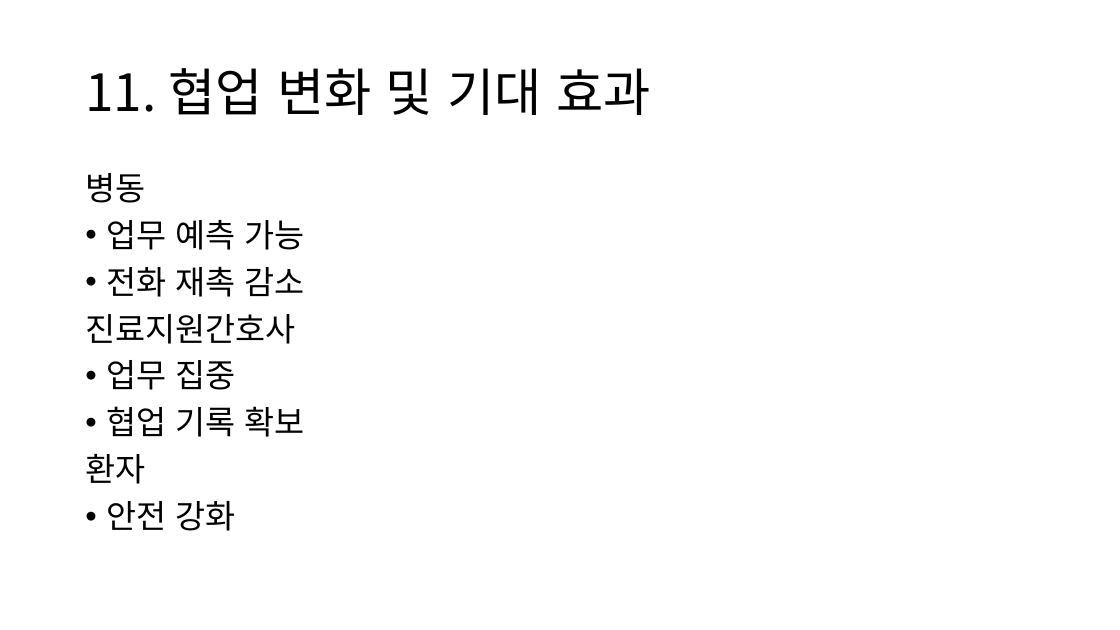
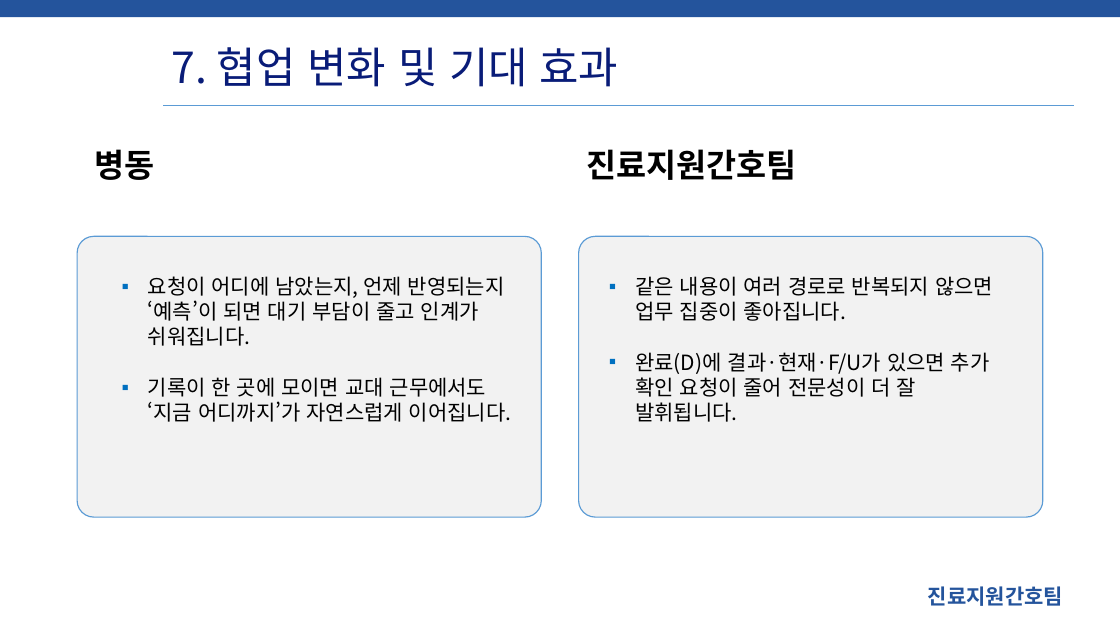
Before and after one commit to SCHCAQI/2026-QI, a slide deck: slide 20 of documents/3.7 병동 간담회 진료지원간호팀 2026 QI.pptx (slide 13 before the commit). Drawn at 1120x630 pixels with LibreOffice and Linux fonts; fonts in the diff are those of the drawing; background and template pictures are left out. Boxes give left, top, right and bottom in pixels: in the first picture for what was removed or moved away, otherwise in the second. Text is boxed around its words. In the diff, an @@ line names an element or a change of style, - is before the commit and + after.

```diff
--- a/documents/3.7 병동 간담회 진료지원간호팀 2026 QI.pptx
+++ b/documents/3.7 병동 간담회 진료지원간호팀 2026 QI.pptx
@@ rectangle added at (x1=0, y1=0, x2=1120, y2=17), fill #24549C @@
@@ title at (x1=172, y1=47, x2=619, y2=87): text changed; size 44 to 36.7 pt; text colour #000000 to #091C78 @@
-11. 협업 변화 및 기대 효과
+7. 협업 변화 및 기대 효과
@@ line added from (163, 105) to (1075, 105), #5B9BD5 0.5 pt @@
@@ text added at (x1=95, y1=149, x2=155, y2=180), 28 pt, text #000000, bold @@
+병동
@@ text added at (x1=587, y1=149, x2=797, y2=180), 28 pt, text #000000, bold @@
+진료지원간호팀
@@ text removed at (x1=85, y1=173, x2=305, y2=531) @@
-병동
-• 업무 예측 가능
-• 전화 재촉 감소
-진료지원간호사
-• 업무 집중
-• 협업 기록 확보
-환자
-• 안전 강화
@@ rounded rectangle added at (x1=77, y1=236, x2=542, y2=517), fill #F2F2F2, outline #5B9BD5 1 pt @@
@@ rounded rectangle added at (x1=579, y1=236, x2=1044, y2=517), fill #F2F2F2, outline #5B9BD5 1 pt @@
@@ text added at (x1=148, y1=276, x2=511, y2=422), 18 pt, text #000000 @@
+▪ 요청이 어디에 남았는지, 언제 반영되는지 ‘예측’이 되면 대기 부담이 줄고 인계가 쉬워집니다.
+▪ 기록이 한 곳에 모이면 교대 근무에서도 ‘지금 어디까지’가 자연스럽게 이어집니다.
@@ text added at (x1=635, y1=276, x2=993, y2=422), 18 pt, text #000000 @@
+▪ 같은 내용이 여러 경로로 반복되지 않으면 업무 집중이 좋아집니다.
+▪ 완료(D)에 결과·현재·F/U가 있으면 추가 확인 요청이 줄어 전문성이 더 잘 발휘됩니다.
@@ text added at (x1=928, y1=586, x2=1063, y2=606), 18 pt, text #24549C, bold @@
+진료지원간호팀
```
Also in this commit, not shown: 2 other slides changed, 19 slides added, 14 slides removed, 10 other files.
